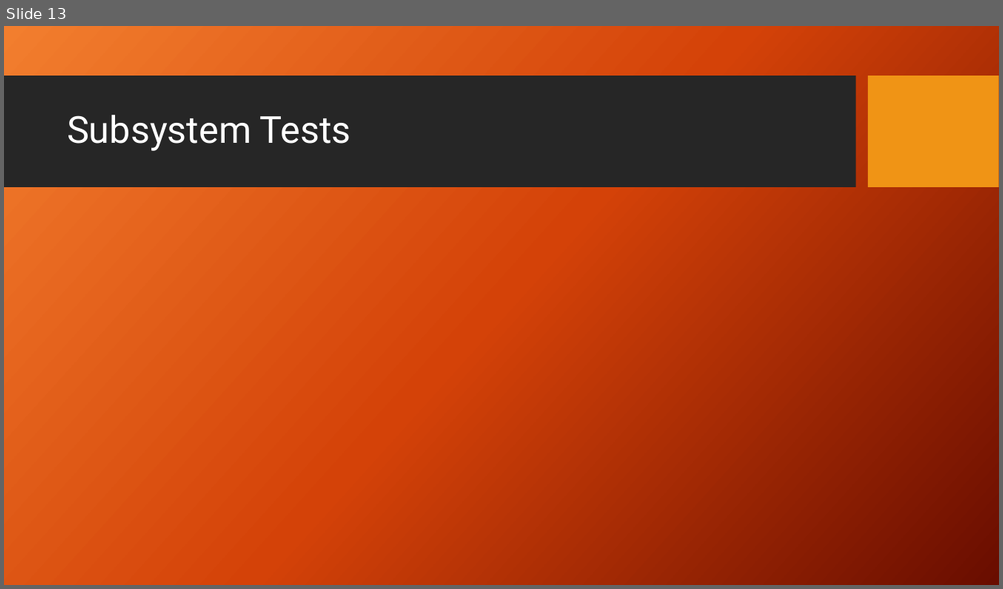
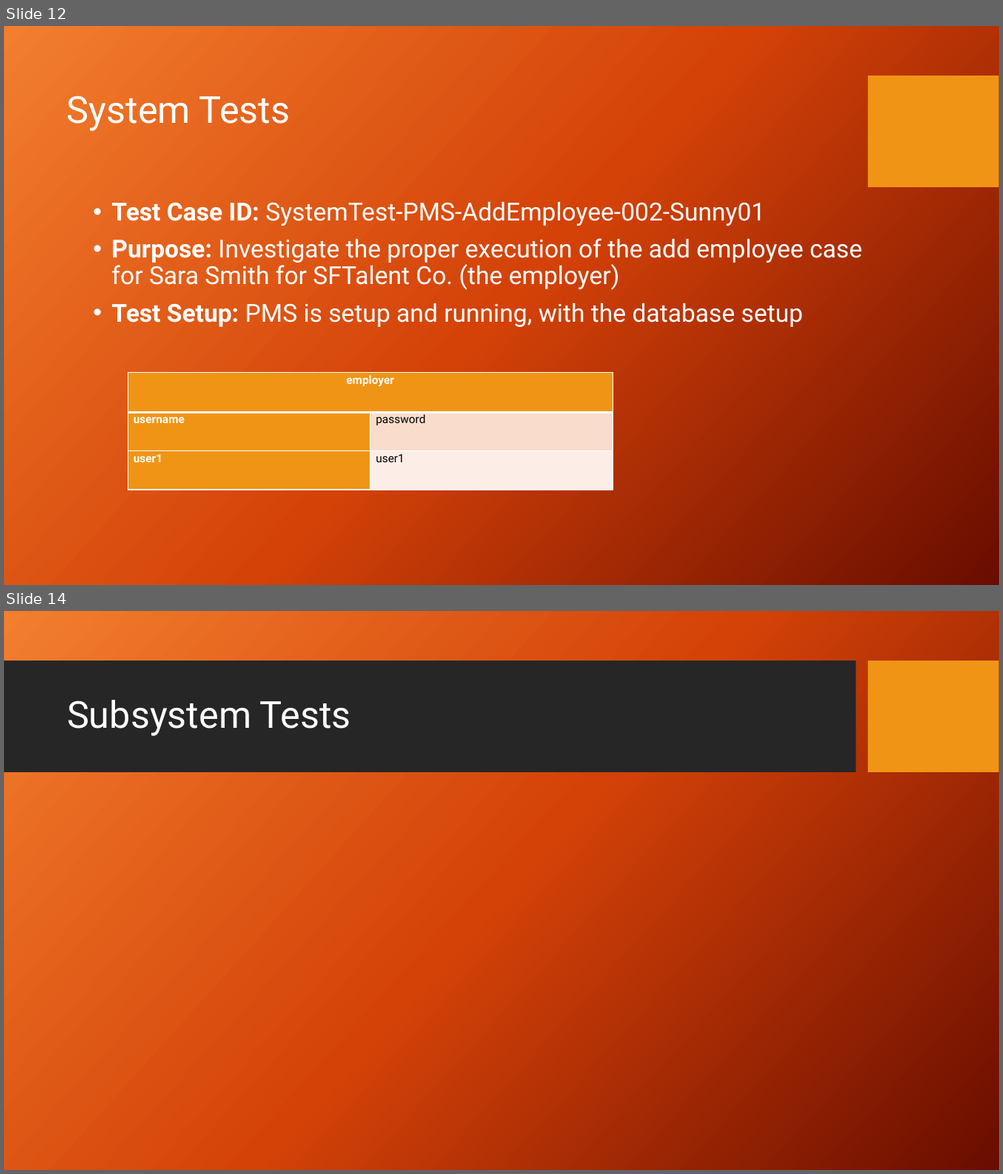
Before and after one commit to zzzzakhar/CEN4072-Team-1, a slide deck: Presentation1.pptx. Shown one above the other, each under a label of ours: slide 13 before the commit, slides 12 and 14 after it; the slides between them are not shown. The pictures are 1003x589 and 1003x1174 pixels, drawn with LibreOffice and Linux fonts; fonts in the diff are those of the drawing; background and template pictures are left out. Boxes give left, top, right and bottom in pixels: in the first picture for what was removed or moved away, otherwise in the second. Text is boxed around its words. In the diff, an @@ line names an element or a change of style, - is before the commit and + after.

```diff
--- a/Presentation1.pptx
+++ b/Presentation1.pptx
@@ slide 12 added at <box>4,26,999,585</box>, background picture (left out); not listed: 1 template element that a slide beside it also shows @@
@@ text added at <box>67,96,290,131</box>, 36 pt, text #FFFFFF @@
+System Tests
@@ text added at <box>111,201,862,327</box>, 24 pt, text #FFFFFF @@
+• Test Case ID: SystemTest-PMS-AddEmployee-002-Sunny01
+• Purpose: Investigate the proper execution of the add employee case for Sara Smith for SFTalent Co. (the employer)
+• Test Setup: PMS is setup and running, with the database setup
@@ table added at <box>128,373,613,490</box>, 3 rows, 2 columns @@
+employer | 
+username | password
+user1 | user1
@@ what was slide 13 is now slide 14 @@
```
Also in this commit, not shown: 5 slides changed, 2 other slides added, 2 slides removed.
